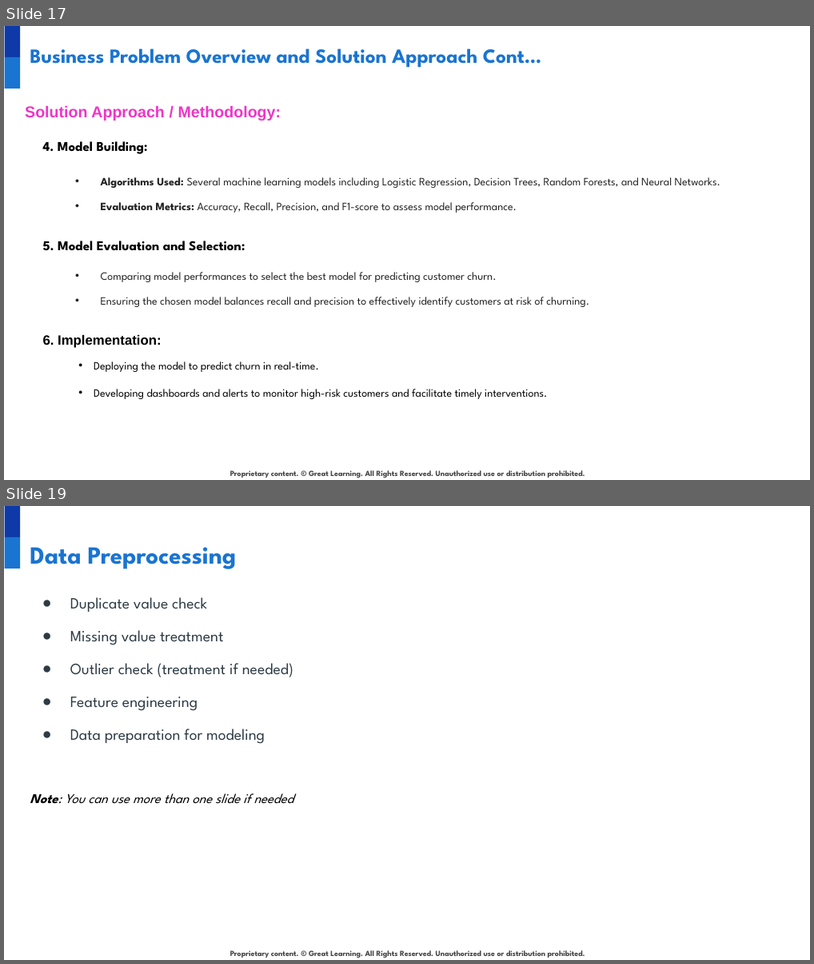
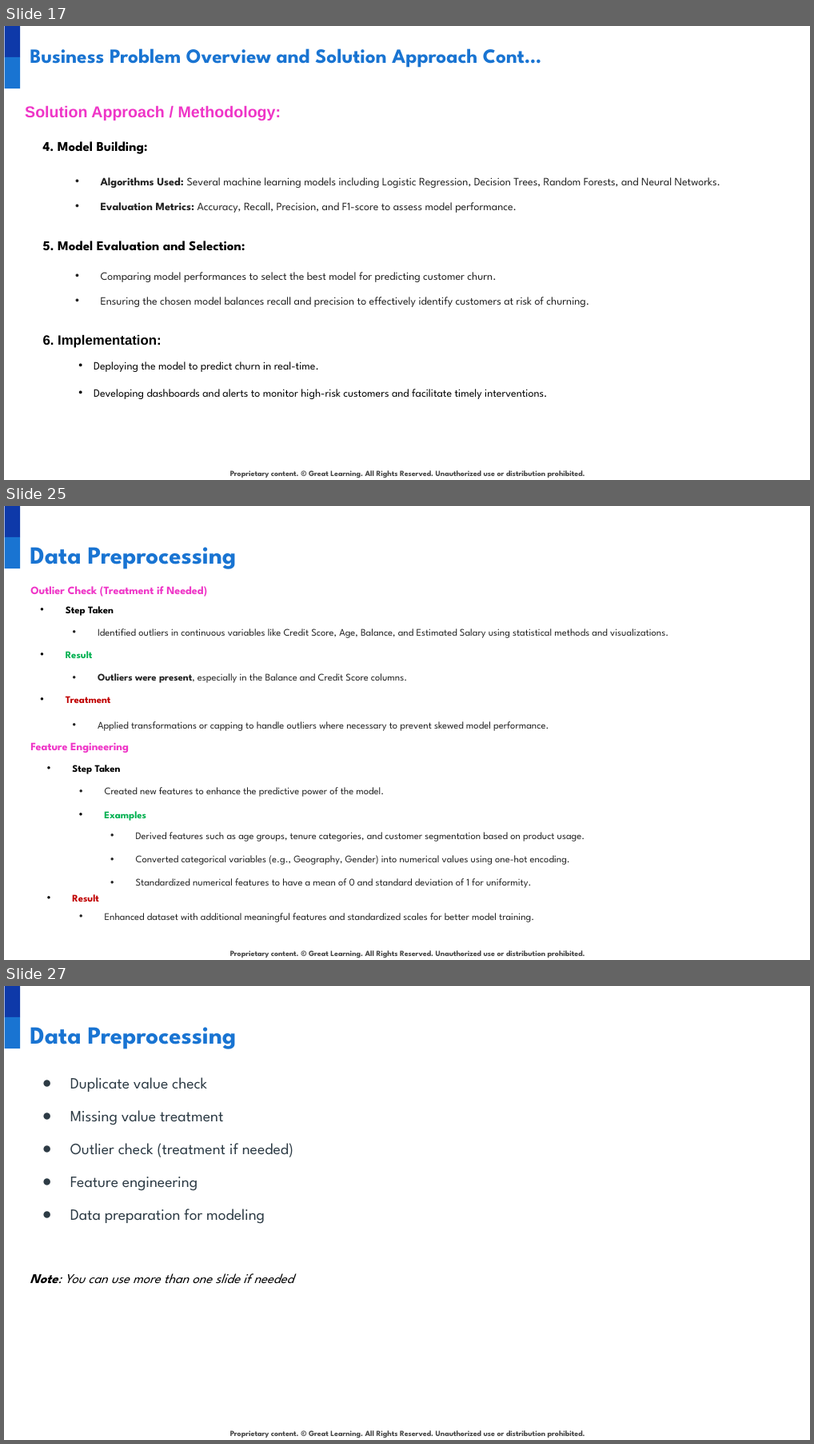
Before and after one commit to developer20sujeet/Python_For_AIML_DataScience, a slide deck: GreatLearningProject/NLP/1.Bank Churn Prediction/INN_Project_PresentationTemplate.pptx. Shown one above the other, each under a label of ours: slides 17 and 19 before the commit, slides 17, 25 and 27 after it; the slides between them are not shown. The pictures are 814x964 and 814x1444 pixels, drawn with LibreOffice and Linux fonts; fonts in the diff are those of the drawing; background and template pictures are left out. Boxes give left, top, right and bottom in pixels: in the first picture for what was removed or moved away, otherwise in the second. Text is boxed around its words. In the diff, an @@ line names an element or a change of style, - is before the commit and + after.

Commit message:
'ppt'

```diff
--- a/GreatLearningProject/NLP/1.Bank Churn Prediction/INN_Project_PresentationTemplate.pptx
+++ b/GreatLearningProject/NLP/1.Bank Churn Prediction/INN_Project_PresentationTemplate.pptx
@@ slide 25 added at (x1=4, y1=506, x2=810, y2=960), background #FFFFFF; not listed: 3 template elements that a slide beside it also shows @@
@@ title added at (x1=30, y1=547, x2=236, y2=569), 22 pt, text #1974D2, bold @@
+Data Preprocessing
@@ text added at (x1=30, y1=586, x2=207, y2=596), 10 pt, text #EF35C7, bold @@
+Outlier Check (Treatment if Needed)
@@ text added at (x1=66, y1=606, x2=114, y2=616), 9 pt, text #000000, bold @@
+• Step Taken
@@ text added at (x1=98, y1=628, x2=669, y2=638), 9 pt, text #222222 @@
+• Identified outliers in continuous variables like Credit Score, Age, Balance, and Estimated Salary using statistical methods and visualizations.
@@ text added at (x1=66, y1=651, x2=93, y2=658), 9 pt, text #00B050, bold @@
+• Result
@@ text added at (x1=98, y1=673, x2=407, y2=683), 9 pt, text #222222 @@
+• Outliers were present, especially in the Balance and Credit Score columns.
@@ text added at (x1=66, y1=696, x2=111, y2=703), 9 pt, text #C00000, bold @@
+• Treatment
@@ text added at (x1=98, y1=721, x2=549, y2=731), 9 pt, text #222222 @@
+• Applied transformations or capping to handle outliers where necessary to prevent skewed model performance.
@@ text added at (x1=30, y1=742, x2=129, y2=752), 10 pt, text #EF35C7, bold @@
+Feature Engineering
@@ text added at (x1=72, y1=764, x2=121, y2=774), 9 pt, text #000000, bold @@
+• Step Taken
@@ text added at (x1=105, y1=787, x2=384, y2=796), 9 pt, text #222222 @@
+• Created new features to enhance the predictive power of the model.
@@ text added at (x1=104, y1=811, x2=146, y2=820), 9 pt, text #00B050, bold @@
+• Examples
@@ text added at (x1=136, y1=832, x2=586, y2=888), 9 pt, text #222222 @@
+• Derived features such as age groups, tenure categories, and customer segmentation based on product usage.
+• Converted categorical variables (e.g., Geography, Gender) into numerical values using one-hot encoding.
+• Standardized numerical features to have a mean of 0 and standard deviation of 1 for uniformity.
@@ text added at (x1=72, y1=894, x2=99, y2=901), 9 pt, text #C00000, bold @@
+• Result
@@ text added at (x1=105, y1=912, x2=534, y2=922), 9 pt, text #222222 @@
+• Enhanced dataset with additional meaningful features and standardized scales for better model training.
@@ what was slide 19 is now slide 27 @@
```
Also in this commit, not shown: 2 slides changed, 10 other slides added, 2 other files.
